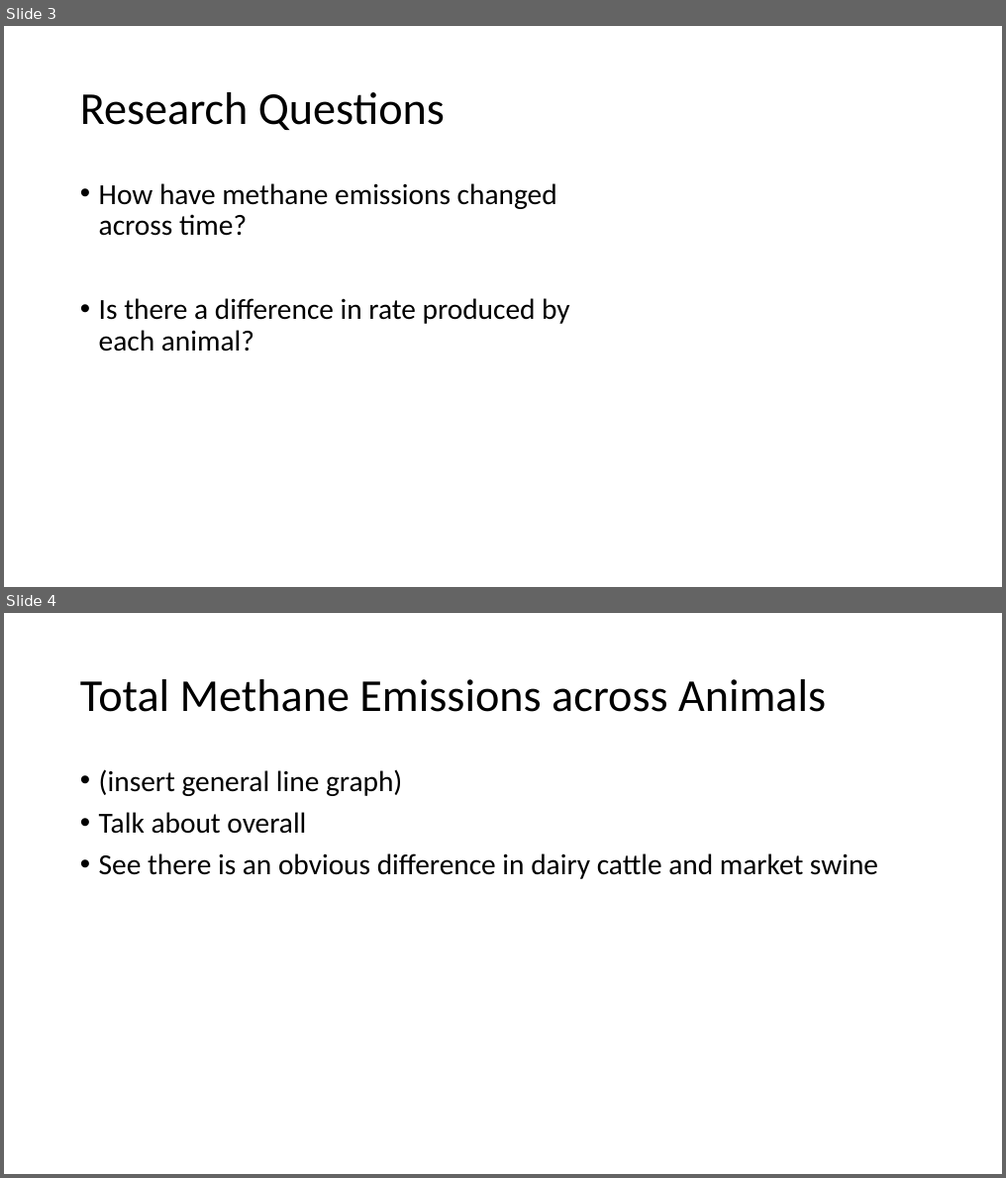
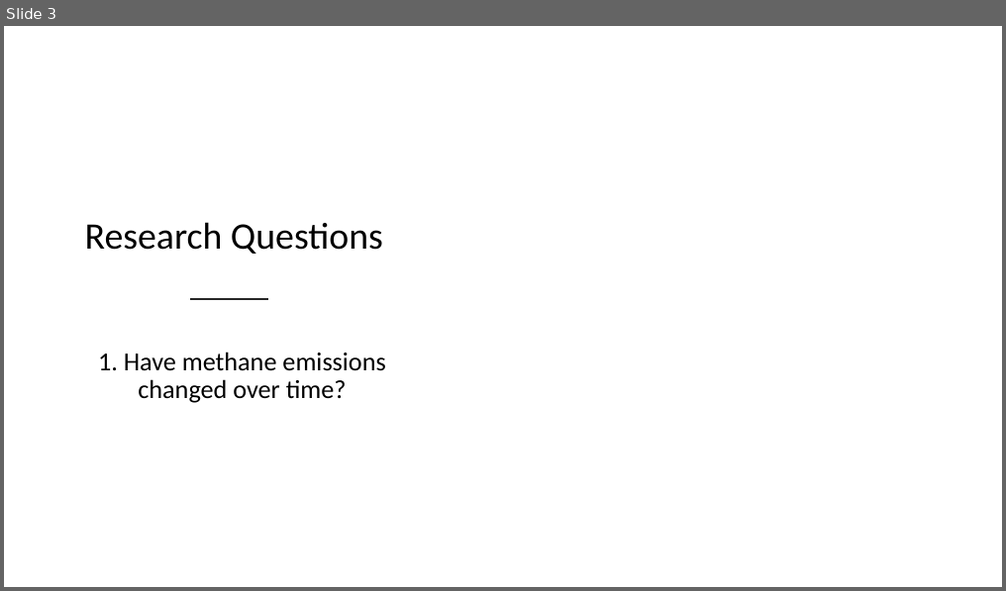
Before and after one commit to sultzerk/SultzerSwit_ENV872_EDA_FinalProject, a slide deck: Project/Sultzer_Swit_Methane.pptx. Shown one above the other, each under a label of ours: slides 3 and 4 before the commit, slide 3 after it. The pictures are 1006x1178 and 1006x591 pixels, drawn with LibreOffice and Linux fonts; fonts in the diff are those of the drawing; background and template pictures are left out. Boxes give left, top, right and bottom in pixels: in the first picture for what was removed or moved away, otherwise in the second. Text is boxed around its words. In the diff, an @@ line names an element or a change of style, - is before the commit and + after.

```diff
--- a/Project/Sultzer_Swit_Methane.pptx
+++ b/Project/Sultzer_Swit_Methane.pptx
@@ slide 4 removed at [4, 613, 1002, 1174], background #FFFFFF @@
@@ title removed at [80, 679, 826, 712] @@
-Total Methane Emissions across Animals
@@ text removed at [99, 769, 878, 879] @@
-• (insert general line graph)
-• Talk about overall
-• See there is an obvious difference in dairy cattle and market swine
@@ slide 3 changed as well @@
@@ freeform shape added at [4, 107, 497, 587], fill #FFFFFF at 75% opacity @@
@@ title "Research Questions": place and size @@
-title "Research Questions" at [80, 92, 445, 130]
+title "Research Questions" at [85, 222, 383, 254]
@@ title "Research Questions" at [85, 222, 383, 254]: size 44 to 36 pt; alignment left to centre @@
@@ text "1. Have methane emissions changed ..." at [98, 352, 385, 403]: vertical alignment top to middle @@
@@ line added from (191, 299) to (267, 299), #262626 2 pt @@
@@ text at [98, 352, 385, 403]: text changed; size 28 to 25 pt @@
-• How have methane emissions changed across time?
-• Is there a difference in rate produced by each animal?
+1. Have methane emissions changed over time?
```
Also in this commit, not shown: 3 other slides changed, 6 slides added, 3 other slides removed, 8 other files.
